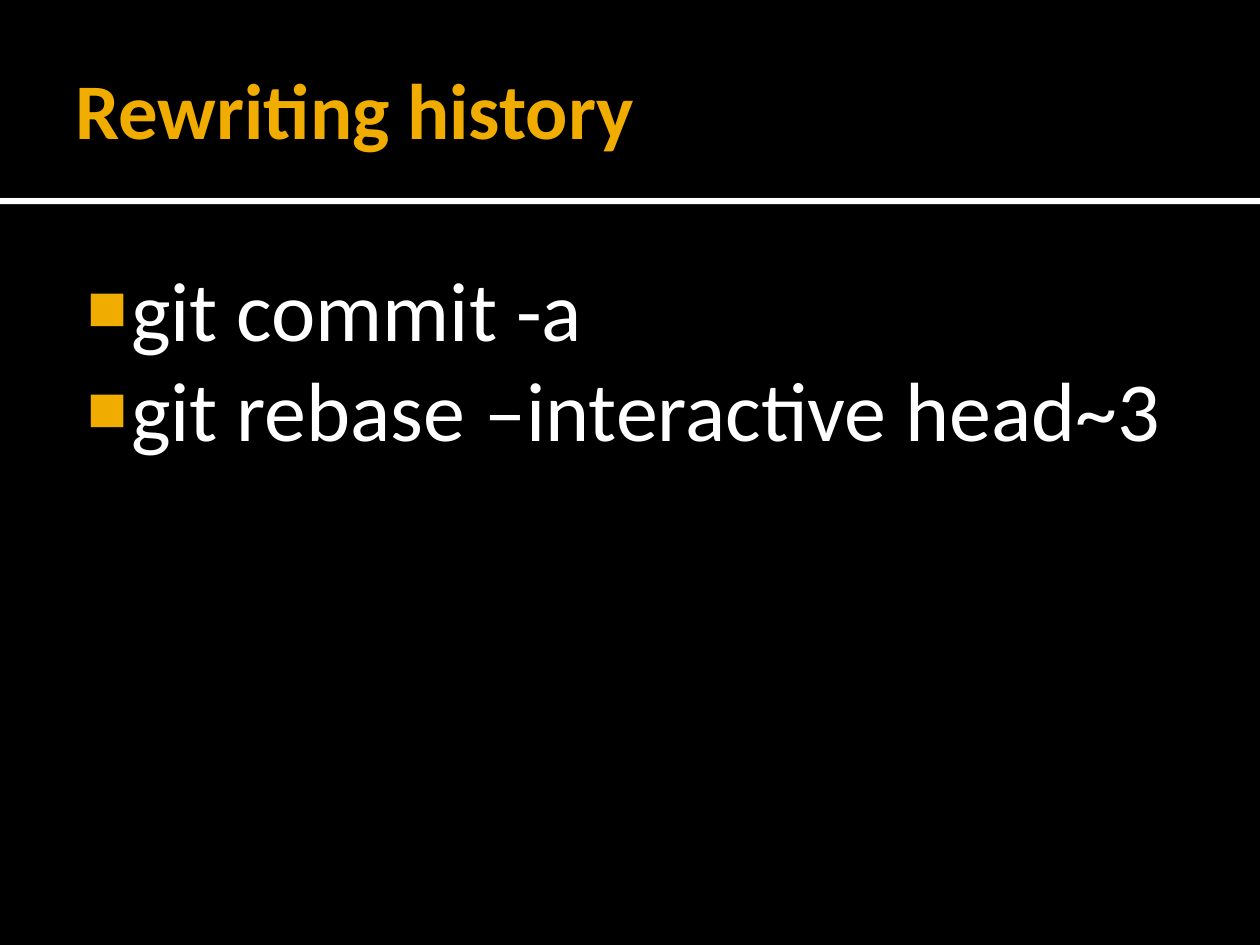
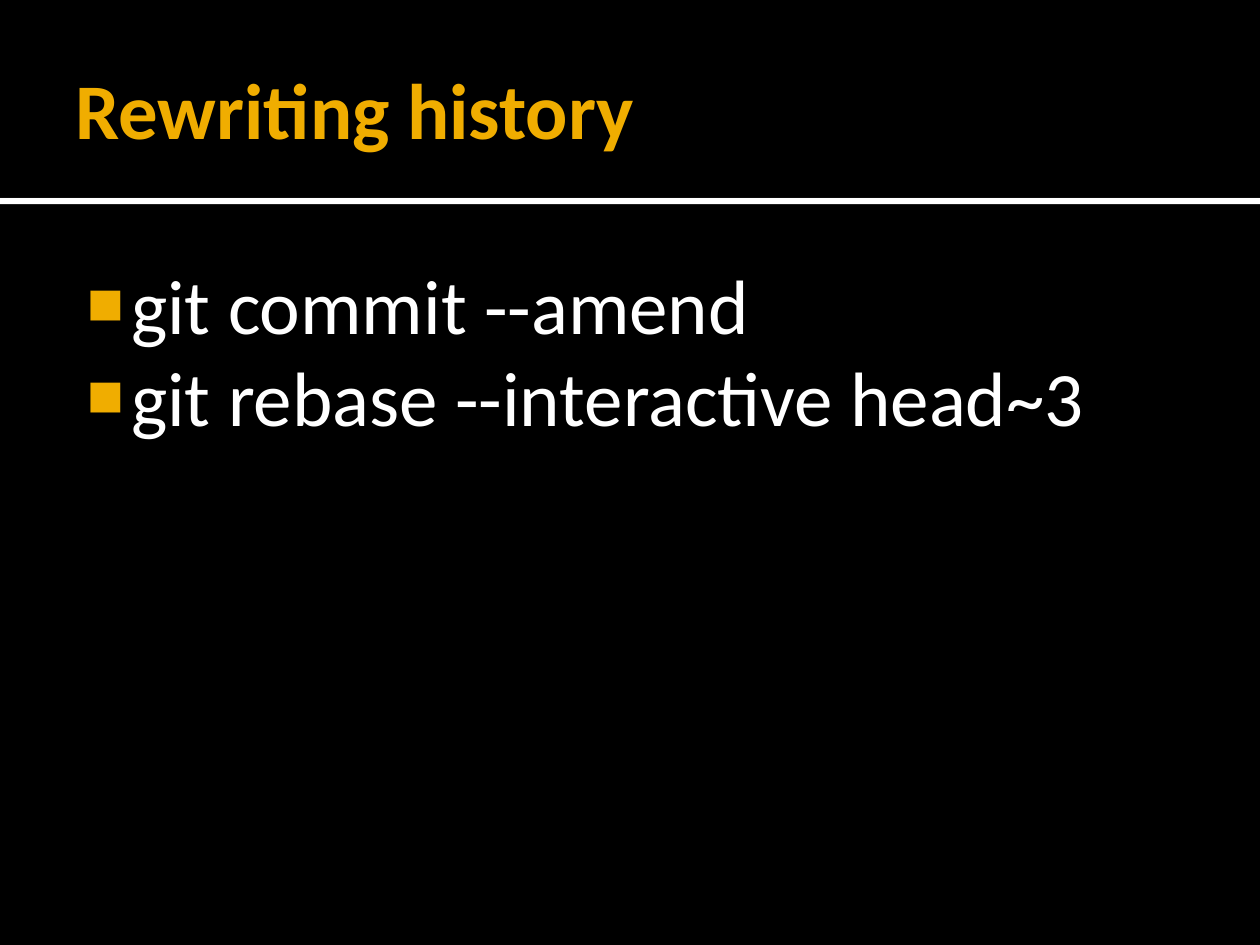
Before and after one commit to forki/GitTalk, a slide deck: slide 39 of GitTalk.pptx (slide 21 before the commit). Drawn at 1260x945 pixels with LibreOffice and Linux fonts; fonts in the diff are those of the drawing. Boxes give left, top, right and bottom in pixels: in the first picture for what was removed or moved away, otherwise in the second. Text is boxed around its words. In the diff, an @@ line names an element or a change of style, - is before the commit and + after.

```diff
--- a/GitTalk.pptx
+++ b/GitTalk.pptx
@@ text at (131,280,1083,440): text changed; size 48 to 44 pt @@
-■ git commit -a
-■ git rebase –interactive head~3
+■ git commit --amend
+■ git rebase --interactive head~3
```
Also in this commit, not shown: 4 other slides changed, 20 slides added, 1 other file.
